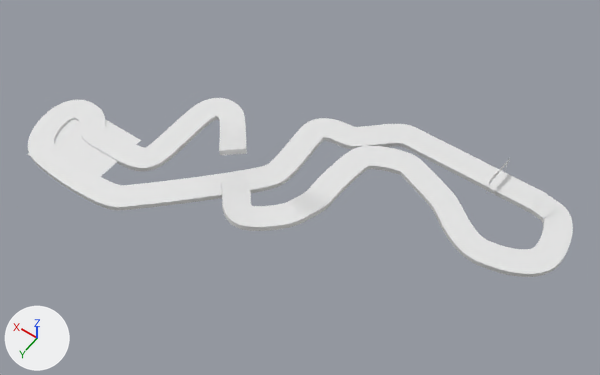
A saved change to the Blender file CarGliatorReal/Assets/models/objects/pink map/roads for racing car game_001.blend.
Both versions are drawn from a 50 mm lens placed at (-495.0, 625.0, 997.0), pointed at (-42.0, -8.0, 2.0). Every picture has the same lights, and +X, +Y and +Z are marked at lower left.
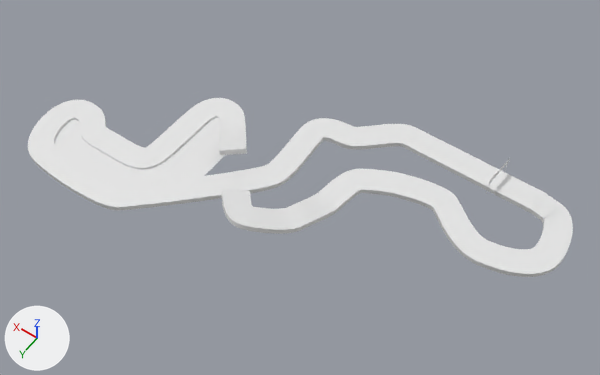
Location of each change, (x1, y1, x2, y2) in pixels of the pictures (600 x 375 px):
'Cube.001', reshaped, modifiers changed (17% shorter)
    before: (221, 146, 573, 277)
    after: (222, 169, 573, 277)
'Plane.001', reshaped, moved, rescaled
    before: (28, 119, 141, 177)
    after: (55, 117, 225, 185)

The change, as a list of edits to the scene's bpy script:
```text
Change me_plane_004:
    used by ob_plane_001; location = (241.0, 81.0, 0.0); scale = (136.0, 136.0, 136.0)
    remove me_plane_004.from_pydata(...)  # 144 vertices, 121 faces; spans x -0.157..0.765, y -0.157..0.765, z 0.0
    add me_plane_004.from_pydata(...)  # 400 vertices, 339 faces; spans x -109.294..153.967, y -132.782..81.117, z 0.0
    me_plane_004 part 1: 144 vertices removed from x -0.157..0.765, y -0.157..0.765, z 0.0; 400 vertices added at x -109.294..153.967, y -132.782..81.117, z 0.0
Change cu_beziercurve_001:
    where _sp = cu_beziercurve_001.splines.new('BEZIER'); _sp.bezier_points.add(9)
    remove _sp.bezier_points.foreach_set('co', [-370.2, -189.6, 0.0, -400.3, -115.6, 0.0, -319.2, -65.86, 0.0, -235.8, -110.6, 0.0, -158.1, -142.2, 0.0, -87.1, -115.2, 0.0, -75.27, -16.0, 0.0, -74.14, 48.79, 28.17, -21.18, 97.24, 28.17, 15.84, 70.95, 28.64])
    remove _sp.bezier_points.foreach_set('handle_left', [-351.0, -189.8, 0.0, -402.9, -149.0, 0.0, -349.4, -68.05, 0.0, -249.4, -102.2, 0.0, -173.1, -136.6, 0.0, -95.61, -128.7, 0.0, -74.02, -31.97, 0.0, -78.86, 34.95, 28.17, -38.11, 91.84, 27.46, 11.76, 74.62, 26.74])
    remove _sp.bezier_points.foreach_set('handle_right', [-389.4, -189.4, 0.0, -397.6, -82.23, 0.0, -289.0, -63.67, 0.0, -222.2, -119.1, 0.0, -143.1, -147.7, 0.0, -78.59, -101.6, 0.0, -76.52, -0.0334, 0.0, -69.43, 62.63, 28.17, -4.257, 102.6, 28.88, 19.93, 67.28, 30.54])
    add _sp.bezier_points.foreach_set('co', [-370.2, -189.6, 0.0, -400.3, -115.6, 0.0, -319.2, -65.86, 0.0, -235.8, -110.6, 0.0, -163.8, -102.4, 0.0, -108.0, -74.62, 0.0, -90.53, -11.31, 0.0, -74.14, 48.79, 13.12, -21.18, 97.24, 28.17, 28.99, 55.93, 28.64])
    add _sp.bezier_points.foreach_set('handle_left', [-351.0, -189.8, 0.0, -402.9, -149.0, 0.0, -349.4, -68.05, 0.0, -249.4, -102.2, 0.0, -179.2, -106.8, 0.0, -121.3, -83.58, 0.0, -93.4, -27.06, 0.0, -78.86, 34.95, 13.12, -38.11, 91.84, 27.46, 24.9, 59.6, 26.74])
    add _sp.bezier_points.foreach_set('handle_right', [-389.4, -189.4, 0.0, -397.6, -82.23, 0.0, -289.0, -63.67, 0.0, -222.2, -119.1, 0.0, -148.3, -98.11, 0.0, -94.76, -65.67, 0.0, -87.66, 4.451, 0.0, -69.43, 62.63, 13.12, -4.257, 102.6, 28.88, 33.07, 52.25, 30.54])
Change ob_cube_001:
    where _m = ob_cube_001.modifiers.new('Array', 'ARRAY')
    _m.count: 19 -> 17
Change ob_plane_001:
    ob_plane_001.scale: (136.0, 136.0, 136.0) -> (1.0, 1.0, 1.0)
    ob_plane_001.location: (241.0, 81.0, 0.0) -> (201.0, 83.0, 0.0)
```
